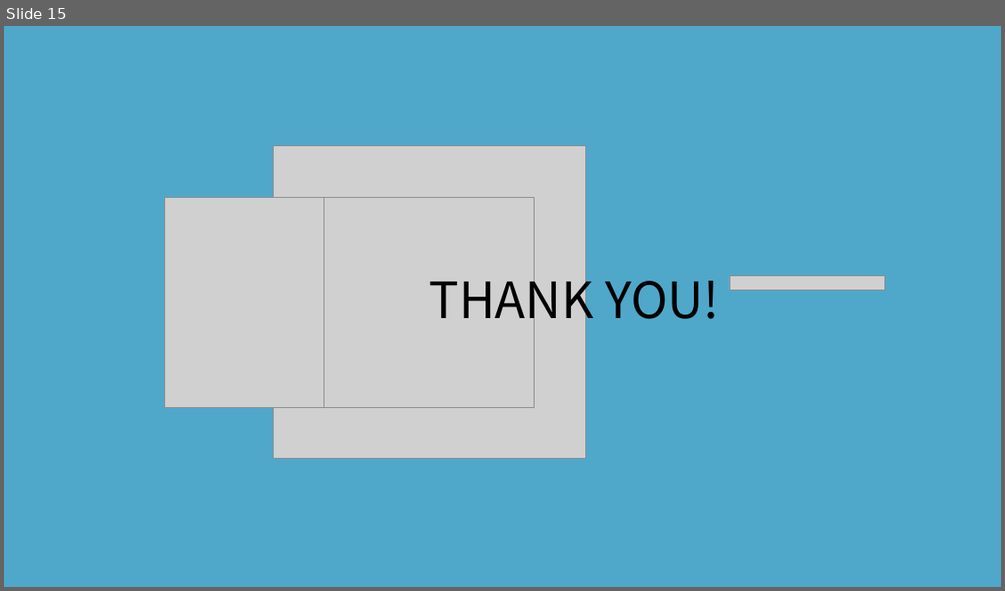
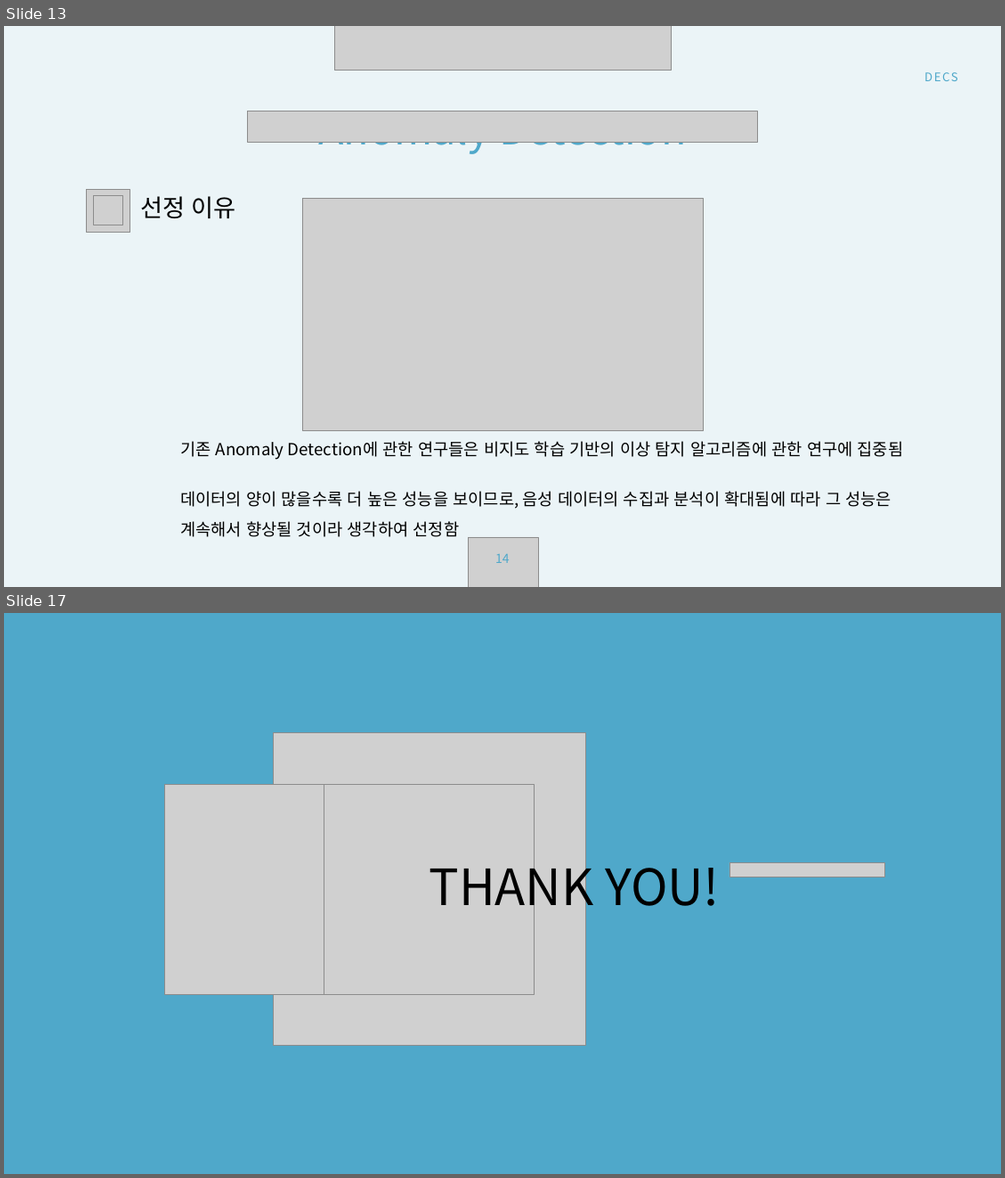
Before and after one commit to DAU-FAIRDAY-DECS/Documents, a slide deck: 발표 자료/DECS_5차 발표 자료.pptx. Shown one above the other, each under a label of ours: slide 15 before the commit, slides 13 and 17 after it; the slides between them are not shown. The pictures are 1005x591 and 1005x1178 pixels, drawn with LibreOffice and Linux fonts; fonts in the diff are those of the drawing; grey boxes stand for pictures; background and template pictures are left out. Boxes give left, top, right and bottom in pixels: in the first picture for what was removed or moved away, otherwise in the second. Text is boxed around its words. In the diff, an @@ line names an element or a change of style, - is before the commit and + after.

```diff
--- a/발표 자료/DECS_5차 발표 자료.pptx
+++ b/발표 자료/DECS_5차 발표 자료.pptx
@@ slide 13 added at (4,26,1001,587), background picture (left out) @@
@@ picture added at (335,26,671,70) @@
@@ text added at (793,67,958,84), 17 pt, text #4FA8CA @@
+DECS
@@ picture added at (248,111,757,142) @@
@@ text added at (318,111,687,154), 60 pt, text #4FA8CA @@
+Anomaly Detection
@@ picture added at (86,189,129,232) @@
@@ picture added at (93,196,122,225) @@
@@ text added at (141,196,236,218), 35 pt, text #000000 @@
+선정 이유
@@ picture added at (302,199,703,431) @@
@@ text added at (180,441,904,537), 24 pt, text #000000 @@
+기존 Anomaly Detection에 관한 연구들은 비지도 학습 기반의 이상 탐지 알고리즘에 관한 연구에 집중됨
+데이터의 양이 많을수록 더 높은 성능을 보이므로, 음성 데이터의 수집과 분석이 확대됨에 따라 그 성능은 계속해서 향상될 것이라 생각하여 선정함
@@ picture added at (468,537,539,587) @@
@@ text added at (495,554,510,563), 18 pt, text #4FA8CA @@
+14
@@ what was slide 15 is now slide 17 @@
```
Also in this commit, not shown: 4 slides changed, 1 other slide added.
